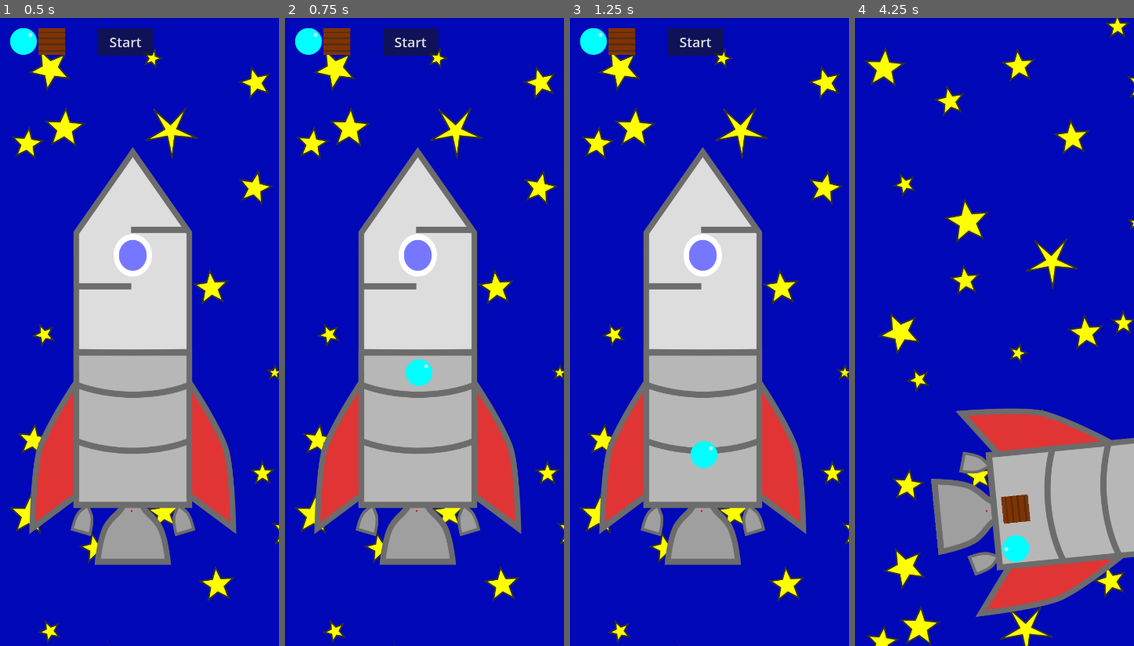
Above: before the commit, frames 1-4 (left to right).
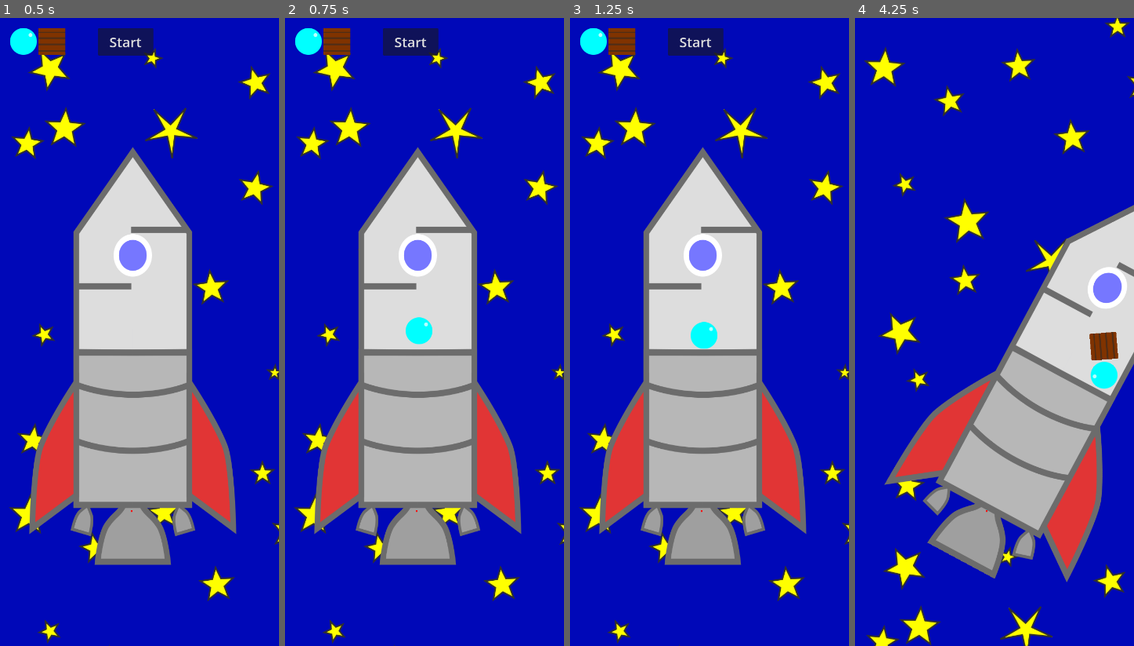
Above: after the commit, the same moments.

Repository: aligator/SpaceDelivery
Game: Godot game, scene res://world.tscn
Same seed, same stepped clock (60 frames per second), same inputs: the game is played once before the commit and once after it.
Inputs (mouse positions are in pixels of both pictures, inside the frame that each line leads up to):
- Up to frame 1 (0.5 s): no input
- Up to frame 2 (0.75 s): click (307, 43) at 0.5 s
- Up to frame 3 (1.25 s): no input
- Up to frame 4 (4.25 s): click (908, 43) at 1.25 s; click "Start" at 2 s; move the mouse to (1002, 489) at 2.77 s; hold Right (ui_right) 2.78-3.53 s; click (1002, 489) at 2.92 s; move the mouse to (966, 470) at 3.52 s; hold Left (ui_left) from 3.53 s (still down); click (966, 470) at 3.67 s

Frame 1 is identical in both runs. In frame 2, 0.7% of the frame differs, in the area x 43-53%, y 47-59%; in frame 3, 0.7%; in frame 4, 29%, in the area x 10-100%, y 29-96%.

Commit message:
asdf

Diff:
--- a/objects/ball.tscn
+++ b/objects/ball.tscn
@@ -15,7 +15,7 @@
 [node name="RigidBody2D" type="RigidBody2D" parent="."]
 collision_layer = 3
 input_pickable = true
-mass = 50.0
+mass = 20.0
 physics_material_override = SubResource("PhysicsMaterial_ql2by")
 script = ExtResource("1_xr6lr")
 
--- a/objects/box.tscn
+++ b/objects/box.tscn
@@ -12,7 +12,7 @@
 [node name="RigidBody2D" type="RigidBody2D" parent="."]
 collision_layer = 3
 input_pickable = true
-mass = 10.0
+mass = 5.0
 script = ExtResource("1_30ksu")
 
 [node name="CollisionShape2D" type="CollisionShape2D" parent="RigidBody2D"]
--- a/space_ship/space_ship.tscn
+++ b/space_ship/space_ship.tscn
@@ -11,13 +11,14 @@
 [sub_resource type="PhysicsMaterial" id="PhysicsMaterial_x1v6m"]
 
 [sub_resource type="CircleShape2D" id="CircleShape2D_6oinw"]
-radius = 22.0
+radius = 18.0
 
 [node name="SpaceShip" type="Node2D"]
 position = Vector2(6, -320)
 script = ExtResource("1_ibr4t")
 
 [node name="RigidBody2D" type="RigidBody2D" parent="."]
+collision_mask = 5
 mass = 10.0
 center_of_mass_mode = 1
 center_of_mass = Vector2(0, -300)
@@ -32,14 +33,18 @@
 
 [node name="CollisionPolygon2D" parent="RigidBody2D" instance=ExtResource("1_nxlyw")]
 position = Vector2(-3, 0)
-polygon = PackedVector2Array(-128, -320, 0, -502, 128, -320, 128, 320, 64, 320, 41, 320, 41, 341, 41, 391, 25, 391, -45, 391, -45, 376, -45, 320, -25, 320, -25, 376, 20, 376, 20, 320, -23, 320, -45, 320, -128, 320, -128, -45)
+build_mode = 0
+polygon = PackedVector2Array(-233, -338, -3, -655, 230, -336, 115, -337, 0, -503, -128, -319, -129, -225, -129, -202, -3, -202, -3, -188, -129, -188, -128, -45, 128, -45, 128, -322, -5, -322, -5, -337, 115, -337, 230, -336, 284, -202, 257, -46, 217, 81, -222, 106, -254, 73, -233, -22, -233, -187)
 
-[node name="CollisionPolygon2D2" parent="RigidBody2D" instance=ExtResource("1_nxlyw")]
+[node name="BottomCollision" parent="RigidBody2D" instance=ExtResource("1_nxlyw")]
 position = Vector2(-3, 0)
-polygon = PackedVector2Array(-128, -320, 0, -502, 128, -320, 127, -45, -128, -45)
+build_mode = 0
+polygon = PackedVector2Array(41, 320, 41, 341, 41, 391, 25, 391, -45, 391, -45, 376, -45, 302, -25, 268, -5, 200, 14, 262, 41, 302, 41, 320, -25, 320.141, -25, 366, 20, 366, 20, 320)
 
 [node name="BottomCollision" type="StaticBody2D" parent="."]
 position = Vector2(-326, -670)
+collision_layer = 4
+collision_mask = 4
 physics_material_override = SubResource("PhysicsMaterial_x1v6m")
 
 [node name="CollisionShape2D" type="CollisionShape2D" parent="BottomCollision"]
--- a/spawner.gd
+++ b/spawner.gd
@@ -22,6 +22,7 @@
 func _on_pressed():
 	if ui.isInEditMode:
 		var newObject: Node2D = scene.instantiate()
+		newObject.position.y -= 100
 		ship.add_child(newObject)
 		newObject.tree_exited.connect(countUp)
 		count -= 1
